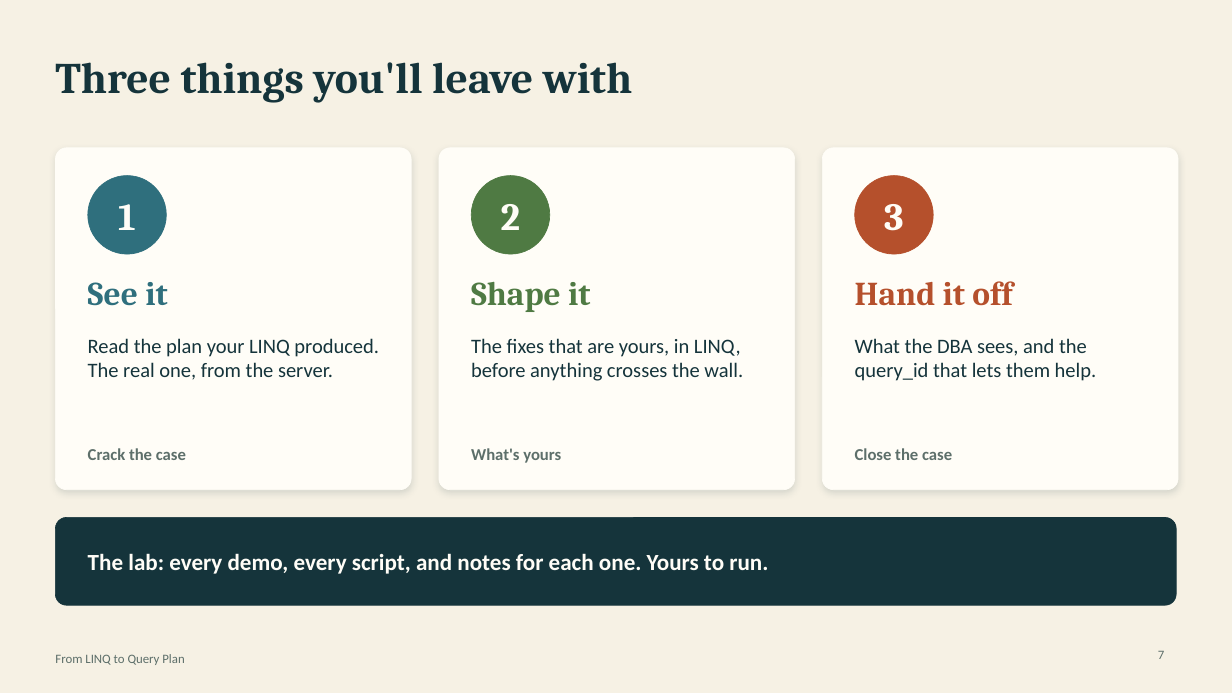
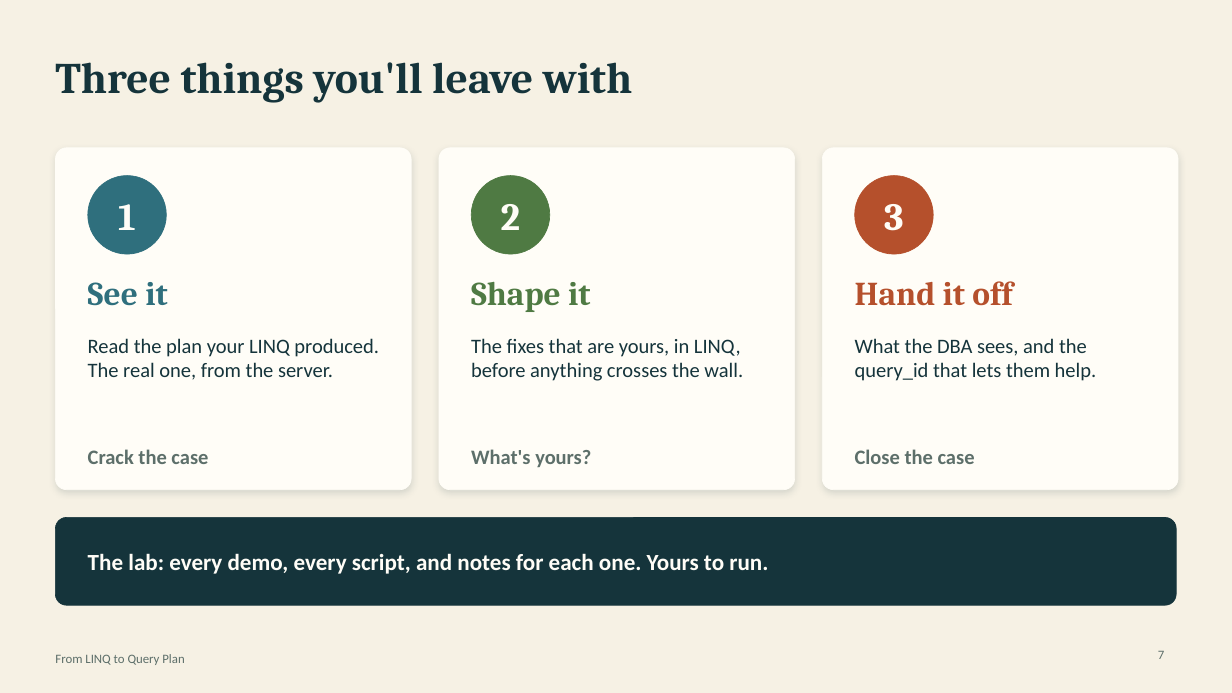
Before and after one commit to cwoodruff/efcore-linq-query-plan, a slide deck: slide 7 of From-LINQ-to-Query-Plan-v2.pptx. Drawn at 1232x693 pixels with LibreOffice and Linux fonts; fonts in the diff are those of the drawing. Boxes give left, top, right and bottom in pixels: in the first picture for what was removed or moved away, otherwise in the second. Text is boxed around its words. In the diff, an @@ line names an element or a change of style, - is before the commit and + after.

```diff
--- a/From-LINQ-to-Query-Plan-v2.pptx
+++ b/From-LINQ-to-Query-Plan-v2.pptx
@@ text "Crack the case" at [88,449,208,464]: size 13 to 16 pt @@
@@ text at [471,449,591,467]: text changed; size 13 to 16 pt @@
-What's yours
+What's yours?
@@ text "Close the case" at [855,449,975,464]: size 13 to 16 pt @@
```
Also in this commit, not shown: 30 other slides changed.
